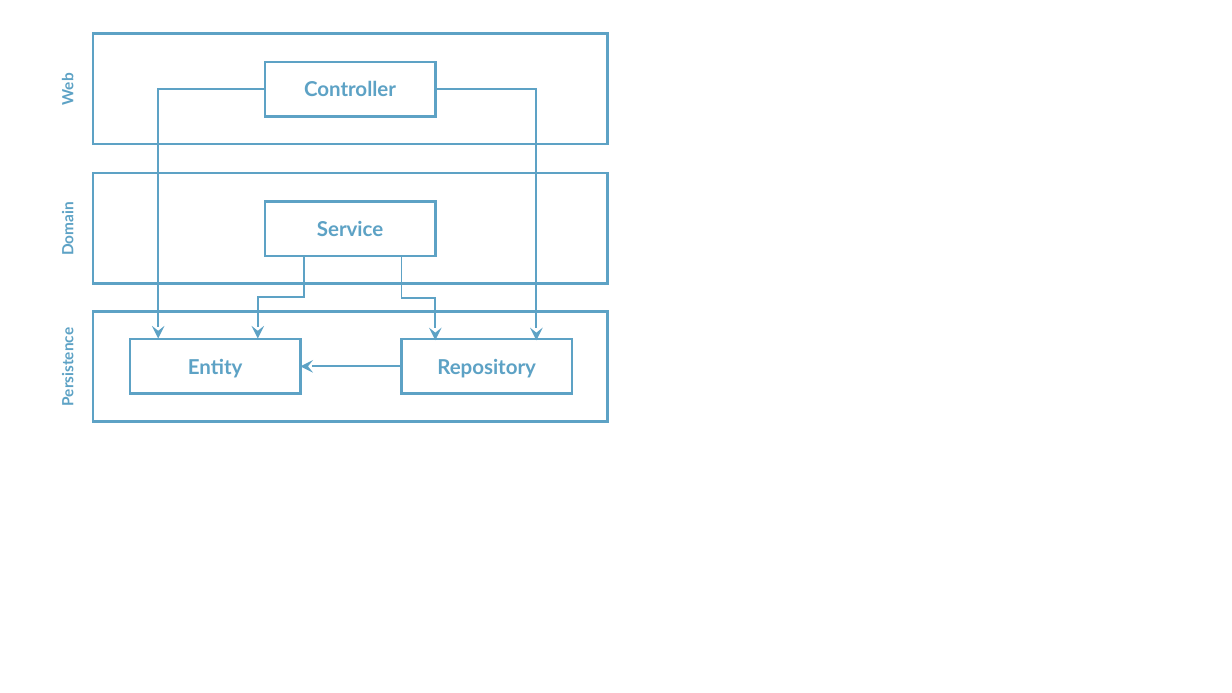
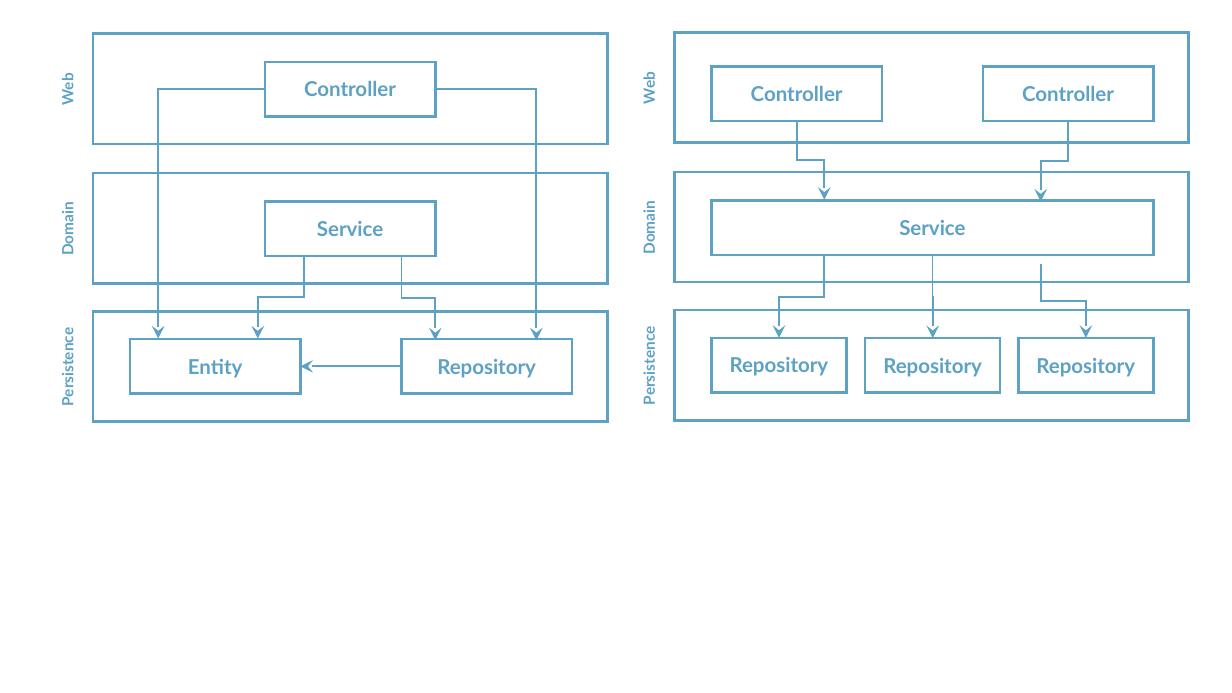
Before and after one commit to rudaks-han/book-summary, a slide deck: slide 2 of Get Your Hands Dirty on Clean Architecture/ref/프레젠테이션1.pptx. Drawn at 1232x693 pixels with LibreOffice and Linux fonts; fonts in the diff are those of the drawing. Boxes give left, top, right and bottom in pixels: in the first picture for what was removed or moved away, otherwise in the second. Text is boxed around its words. In the diff, an @@ line names an element or a change of style, - is before the commit and + after.

```diff
--- a/Get Your Hands Dirty on Clean Architecture/ref/프레젠테이션1.pptx
+++ b/Get Your Hands Dirty on Clean Architecture/ref/프레젠테이션1.pptx
@@ rectangle added at [675, 32, 1189, 142], outline #5DA2C5 2 pt @@
@@ text added at [640, 75, 658, 103], 12 pt, text #5DA2C5, bold @@
+Web
@@ rectangle added at [712, 67, 882, 121], outline #5DA2C5 2 pt @@
@@ text added at [751, 85, 843, 101], 16 pt, text #5DA2C5, bold @@
+Controller
@@ rectangle added at [983, 67, 1153, 121], outline #5DA2C5 2 pt @@
@@ text added at [1022, 85, 1114, 101], 16 pt, text #5DA2C5, bold @@
+Controller
@@ elbow arrow added from (797, 121) to (824, 200), #5DA2C5 1.5 pt @@
@@ elbow arrow added from (1068, 121) to (1041, 201), #5DA2C5 1.5 pt @@
@@ rectangle added at [675, 172, 1189, 282], outline #5DA2C5 2 pt @@
@@ text added at [640, 206, 658, 253], 12 pt, text #5DA2C5, bold @@
+Domain
@@ rectangle added at [712, 201, 1153, 255], outline #5DA2C5 2 pt @@
@@ text added at [899, 220, 965, 235], 16 pt, text #5DA2C5, bold @@
+Service
@@ elbow arrow added from (824, 256) to (779, 338), #5DA2C5 1.5 pt @@
@@ elbow arrow added from (933, 255) to (933, 338), #5DA2C5 1.5 pt @@
@@ elbow arrow added from (1041, 263) to (1086, 338), #5DA2C5 1.5 pt @@
@@ rectangle added at [675, 311, 1189, 421], outline #5DA2C5 2 pt @@
@@ text added at [640, 333, 658, 403], 12 pt, text #5DA2C5, bold @@
+Persistence
@@ rectangle added at [712, 338, 847, 393], outline #5DA2C5 2 pt @@
@@ text added at [730, 357, 829, 376], 16 pt, text #5DA2C5, bold @@
+Repository
@@ rectangle added at [865, 338, 1000, 393], outline #5DA2C5 2 pt @@
@@ text added at [883, 358, 982, 377], 16 pt, text #5DA2C5, bold @@
+Repository
@@ rectangle added at [1019, 338, 1153, 393], outline #5DA2C5 2 pt @@
@@ text added at [1036, 358, 1135, 377], 16 pt, text #5DA2C5, bold @@
+Repository
```
Also in this commit, not shown: 14 other files.
